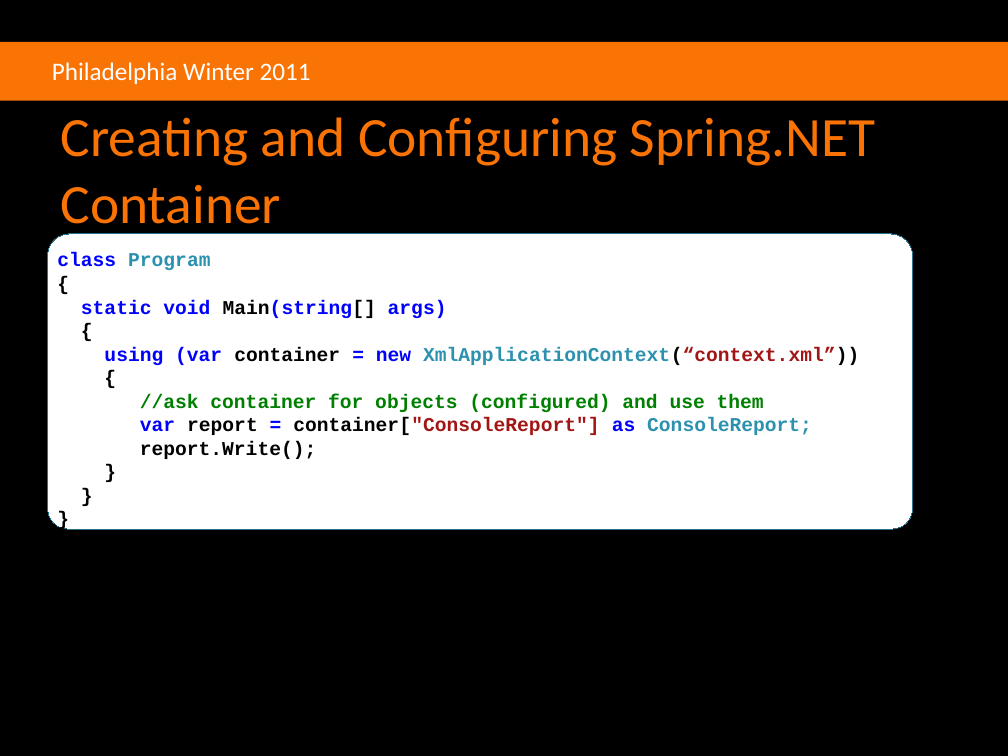
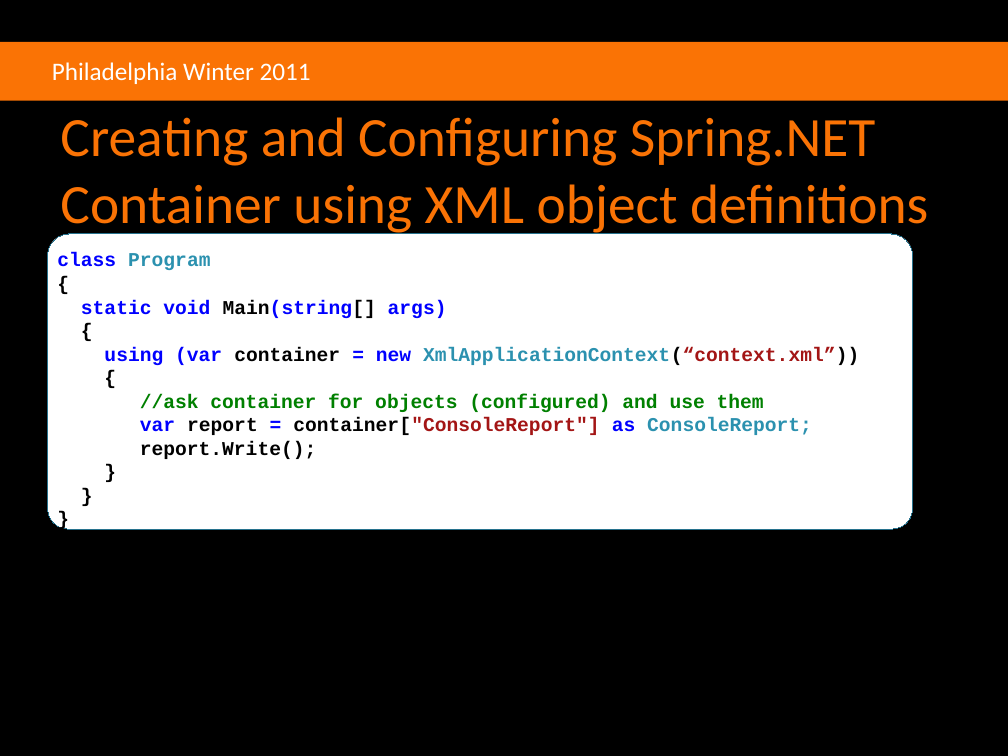
Before and after one commit to agilefire/November2010, a slide deck: slide 36 of Agile Firestarter Winter 2011 Dependency Injection.pptx (slide 34 before the commit). Drawn at 1008x756 pixels with LibreOffice and Linux fonts; fonts in the diff are those of the drawing; background and template pictures are left out. Boxes give left, top, right and bottom in pixels: in the first picture for what was removed or moved away, otherwise in the second. Text is boxed around its words. In the diff, an @@ line names an element or a change of style, - is before the commit and + after.

```diff
--- a/Agile Firestarter Winter 2011 Dependency Injection.pptx
+++ b/Agile Firestarter Winter 2011 Dependency Injection.pptx
@@ title at (60, 117, 928, 237): text changed @@
-Creating and Configuring Spring.NET Container
+Creating and Configuring Spring.NET Container using XML object definitions
```
Also in this commit, not shown: 3 other slides changed, 1 slide added, 30 other files.
